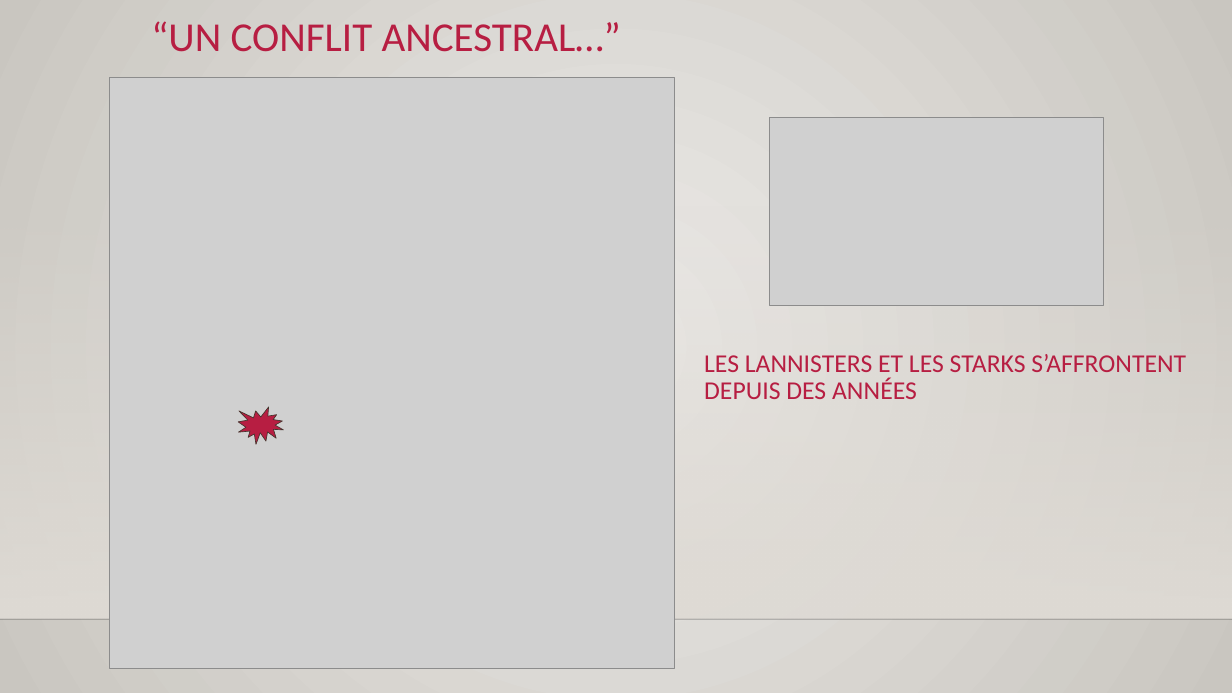
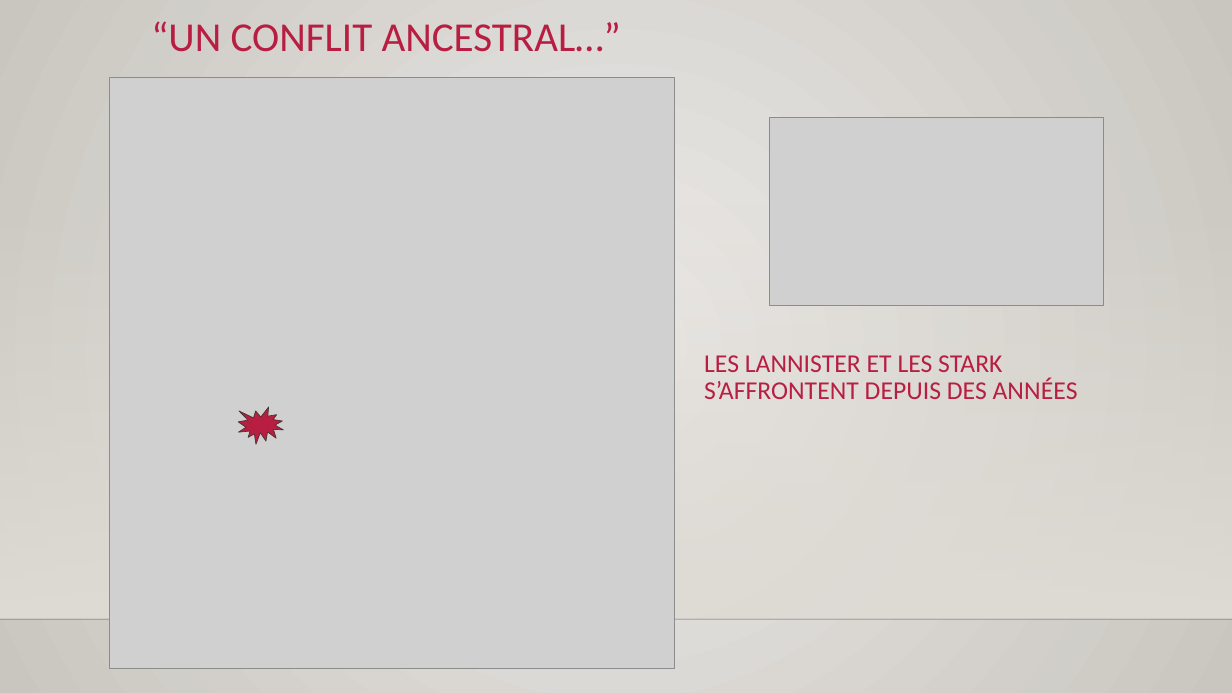
Before and after one commit to open-agile/agile-game-of-thrones, a slide deck: slide 2 of supports/support_presentation_agile_got.pptx. Drawn at 1232x693 pixels with LibreOffice and Linux fonts; fonts in the diff are those of the drawing; grey boxes stand for pictures; background and template pictures are left out. Boxes give left, top, right and bottom in pixels: in the first picture for what was removed or moved away, otherwise in the second. Text is boxed around its words. In the diff, an @@ line names an element or a change of style, - is before the commit and + after.

```diff
--- a/supports/support_presentation_agile_got.pptx
+++ b/supports/support_presentation_agile_got.pptx
@@ text at (704,355,1078,399): text changed @@
-LES LANNISTERS ET LES STARKS S’AFFRONTENT DEPUIS DES ANNÉES
+LES LANNISTER ET LES STARK
+S’AFFRONTENT DEPUIS DES ANNÉES
```
Also in this commit, not shown: 6 other slides changed, 1 other file.
